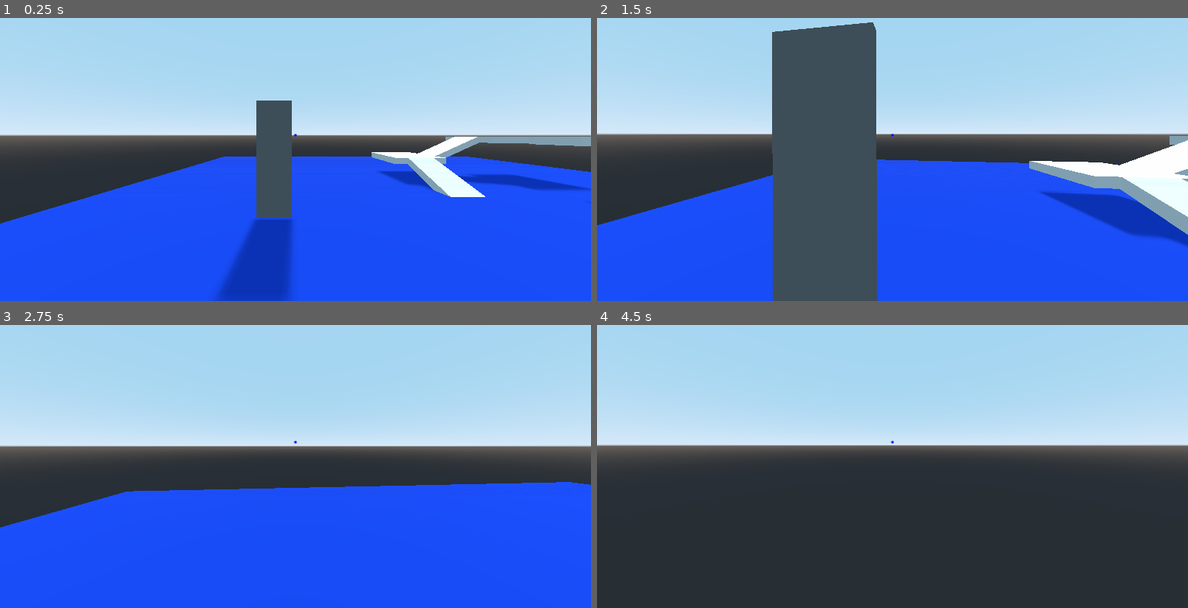
Above: before the commit, frames 1-4 (two rows, left to right).
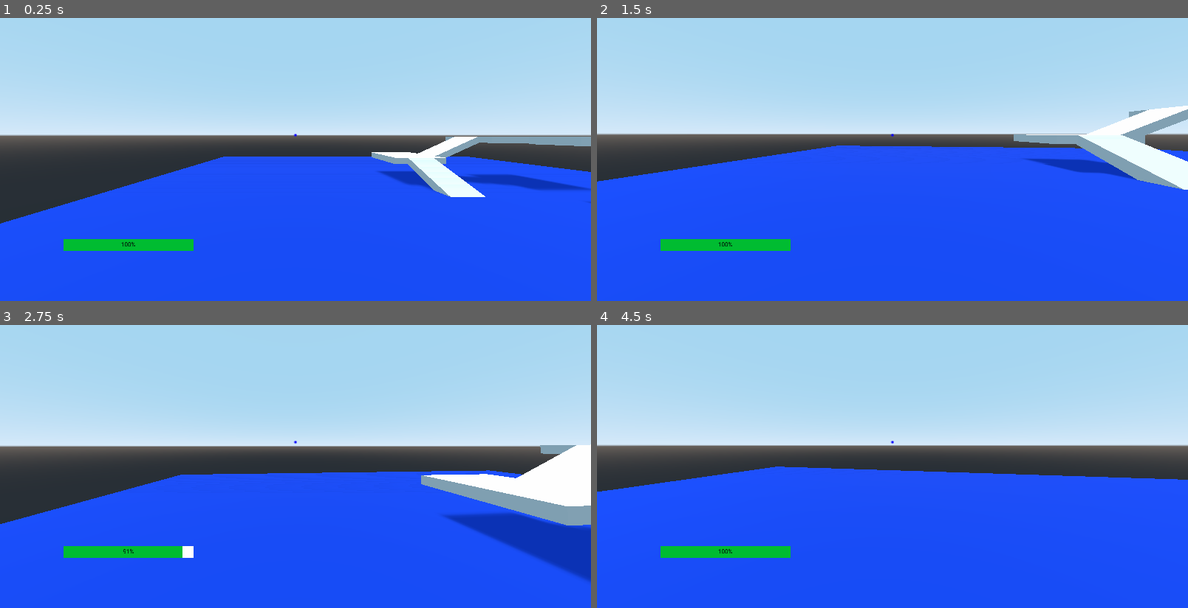
Above: after the commit, the same moments.

Repository: Dragon20C/Godot---FPS-Controller
Game: Godot game, scene res://Scenes/World.tscn
The game is run twice, just before and just after one commit, with the same random seed, the same clock (stepped at 60 frames per second) and the same inputs.
Inputs (mouse positions are in pixels of both pictures, inside the frame that each line leads up to):
- Up to frame 1 (0.25 s): no input
- Up to frame 2 (1.5 s): tap Enter at 0.5 s; move the mouse to (922, 134) at 0.52 s; hold Ctrl (sneak) 0.53-1.28 s; hold W (forward) from 0.53 s (still down); tap C (crouch) at 0.6 s; tap Space (jump) at 0.77 s; move the mouse to (862, 136) at 1.27 s; tap Ctrl (sneak) at 1.35 s
- Up to frame 3 (2.75 s): keep holding W (forward); tap Space (jump) at 1.52 s; tap Shift (sprint) at 1.55 s; move the mouse to (307, 435) at 2.02 s; hold Shift (sprint) from 2.03 s (still down); tap C (crouch) at 2.3 s
- Up to frame 4 (4.5 s): keep holding W (forward); move the mouse to (886, 446) at 2.77 s; release Shift (sprint) at 2.78 s; tap C (crouch) at 2.85 s; tap Space (jump) at 3.02, 3.77 s; tap Ctrl (sneak) at 3.05 s; move the mouse to (933, 446) at 3.52 s; hold Ctrl (sneak) 3.53-4.28 s; tap Shift (sprint) at 3.8, 4.35 s; move the mouse to (845, 438) at 4.27 s

The runs differ from the first frame. In frame 1, 6.1% of the frame differs, in the area x 10-50%, y 29-100%; in frame 2, 30%; in frame 3, 11%; in frame 4, 47%, in the area x 0-100%, y 42-100%.

Commit message:
Add a stamina system

Diff:
--- a/FPS Controller/Scenes/PlayerController.tscn
+++ b/FPS Controller/Scenes/PlayerController.tscn
@@ -1,16 +1,32 @@
-[gd_scene load_steps=8 format=2]
+[gd_scene load_steps=14 format=2]
 
 [ext_resource path="res://Scripts/PlayerController.gd" type="Script" id=1]
 [ext_resource path="res://Dot.png" type="Texture" id=2]
 [ext_resource path="res://sounds/Footstep2.wav" type="AudioStream" id=3]
 [ext_resource path="res://sounds/Footstep1.wav" type="AudioStream" id=4]
 [ext_resource path="res://sounds/Footstep3.wav" type="AudioStream" id=5]
+[ext_resource path="res://Textures/GreenBar.png" type="Texture" id=6]
+[ext_resource path="res://Textures/WhiteBar.png" type="Texture" id=7]
+[ext_resource path="res://Roboto-Regular.ttf" type="DynamicFontData" id=8]
 
 [sub_resource type="CapsuleShape" id=1]
 height = 2.0
 
 [sub_resource type="CapsuleMesh" id=2]
 mid_height = 2.0
+
+[sub_resource type="StyleBoxTexture" id=4]
+texture = ExtResource( 6 )
+region_rect = Rect2( 0, 0, 500, 80 )
+
+[sub_resource type="StyleBoxTexture" id=3]
+texture = ExtResource( 7 )
+region_rect = Rect2( 0, 0, 500, 80 )
+
+[sub_resource type="DynamicFont" id=5]
+use_mipmaps = true
+use_filter = true
+font_data = ExtResource( 8 )
 
 [node name="PlayerController" type="KinematicBody"]
 script = ExtResource( 1 )
@@ -66,3 +82,19 @@
 [node name="FootstepTimer" type="Timer" parent="."]
 wait_time = 0.6
 one_shot = true
+
+[node name="UI_Layer" type="CanvasLayer" parent="."]
+
+[node name="Stamina_Bar" type="ProgressBar" parent="UI_Layer"]
+margin_left = 172.093
+margin_top = 730.881
+margin_right = 524.093
+margin_bottom = 762.881
+custom_styles/fg = SubResource( 4 )
+custom_styles/bg = SubResource( 3 )
+custom_fonts/font = SubResource( 5 )
+custom_colors/font_color = Color( 0, 0, 0, 1 )
+value = 100.0
+__meta__ = {
+"_edit_use_anchors_": false
+}
--- a/FPS Controller/Scenes/World.tscn
+++ b/FPS Controller/Scenes/World.tscn
@@ -1,7 +1,6 @@
-[gd_scene load_steps=18 format=2]
+[gd_scene load_steps=17 format=2]
 
 [ext_resource path="res://Scenes/PlayerController.tscn" type="PackedScene" id=1]
-[ext_resource path="res://Scenes/Ladder.tscn" type="PackedScene" id=2]
 
 [sub_resource type="PlaneMesh" id=1]
 size = Vector2( 40, 40 )
@@ -188,6 +187,3 @@
 
 [node name="PlayerController" parent="." instance=ExtResource( 1 )]
 transform = Transform( -1, 0, 3.25841e-07, 0, 1, 0, -3.25841e-07, 0, -1, 8.23809, 0, -7.23813 )
-
-[node name="Ladder" parent="." instance=ExtResource( 2 )]
-transform = Transform( -1, 0, -3.25841e-07, 0, 1, 0, 3.25841e-07, 0, -1, 9.15458, 0, 0 )
--- a/FPS Controller/Scripts/PlayerController.gd
+++ b/FPS Controller/Scripts/PlayerController.gd
@@ -12,7 +12,7 @@
 var speed = walk_speed
 var sprint_speed = walk_speed * 2
 var sneak_speed = walk_speed * 0.5
-var crouch_speed = walk_speed * 0.3
+var crouch_speed = walk_speed / 2
 var jump_force = 15
 var velocity = Vector3()
 var final_velocity = Vector3()
@@ -23,6 +23,8 @@
 var crouched = false
 var cant_uncrouch = false
 var sprinting = false
+var can_sprint = true
+var stamina = 100
 var ladder_mode = false
 onready var camera = $Camera
 onready var footstep_timer = $FootstepTimer
@@ -31,13 +33,14 @@
 onready var roof_ray2 = $RayCasts/RoofRay2
 onready var roof_ray3 = $RayCasts/RoofRay3
 onready var roof_ray4 = $RayCasts/RoofRay4
-
+onready var Stamina_bar = $UI_Layer/Stamina_Bar
 
 func _ready():
 	randomize()
 
 func _process(delta):
-
+	stamina = clamp(stamina,0,100)
+	Stamina_bar.value = stamina
 	$CrossHair.position = Vector2(1600/2,900/2)
 	if Input.is_action_just_pressed("mouse_focus"):
 		focus = !focus
@@ -55,7 +58,7 @@
 
 
 func _physics_process(delta):
-	print(rotation.y * 20)
+	footsteps_controller()
 	velocity = Vector3()
 	if Input.is_action_pressed("forward") and focus:
 		velocity -= transform.basis.z
@@ -65,7 +68,7 @@
 		velocity -= transform.basis.x
 	if Input.is_action_pressed("right") and focus:
 		velocity += transform.basis.x
-	if Input.is_action_pressed("sprint") and focus and !crouched:
+	if Input.is_action_pressed("sprint") and focus and !crouched and can_sprint:
 		camera.fov = lerp(camera.fov, 100, 8 * delta)
 		speed = sprint_speed
 		sprinting = true
@@ -92,10 +95,84 @@
 		gravity_vec = Vector3.UP * jump_force
 		on_floor = false
 
+	if Input.is_action_just_pressed("crouch") and !cant_uncrouch:
+		crouched = !crouched
+	if crouched:
+		roof_ray.enabled = true
+		roof_ray1.enabled = true
+		roof_ray2.enabled = true
+		roof_ray3.enabled = true
+		roof_ray4.enabled = true
+	elif !crouched:
+		roof_ray.enabled = false
+		roof_ray1.enabled = false
+		roof_ray2.enabled = false
+		roof_ray3.enabled = false
+		roof_ray4.enabled = false
+	if roof_ray.is_colliding() or roof_ray1.is_colliding() or roof_ray2.is_colliding() or roof_ray3.is_colliding() or roof_ray4.is_colliding():
+		cant_uncrouch = true
+	else:
+		cant_uncrouch = false
+
+	if crouched:
+		camera.transform.origin = lerp(camera.transform.origin,Vector3(0,1.516,-0.078),5 * delta)
+		speed = crouch_speed
+		$CollisionMesh.shape.height = lerp($CollisionMesh.shape.height,0.6, 5 * delta)
+		$CollisionMesh.transform.origin = lerp($CollisionMesh.transform.origin,Vector3(0,1.029,0),5 * delta)
+	elif Input.is_action_pressed("sneak"):
+		speed = sneak_speed
+	else:
+		camera.transform.origin = lerp(camera.transform.origin,Vector3(0,3.516,-0.078), 5 * delta)
+		$CollisionMesh.shape.height = lerp($CollisionMesh.shape.height,2, 5 * delta)
+		$CollisionMesh.transform.origin = lerp($CollisionMesh.transform.origin,Vector3(0,1.99,0),5 * delta)
+
+	print(speed)
+
 	velocity = lerp(velocity,velocity * speed, acceleration * delta)
 
 	final_velocity.x = velocity.x + gravity_vec.x
 	final_velocity.y = gravity_vec.y
 	final_velocity.z = velocity.z + gravity_vec.z
 
+
 	move_and_slide(final_velocity, Vector3.UP)
+
+	#Stamina Function
+	if sprinting:
+		stamina -= 20 * delta
+	elif stamina != 100 and stamina < 100:
+		stamina += 15 * delta
+	if stamina <= 0:
+		can_sprint = false
+	elif stamina >= 100:
+		can_sprint = true
+
+func footsteps_controller():
+	if footstep_timer.is_stopped():
+		if velocity != Vector3() and is_on_floor() and !sprinting and !crouched:
+			play_footstep(0)
+			footstep_timer.wait_time = 0.6
+			footstep_timer.start()
+		elif velocity != Vector3() and is_on_floor() and sprinting and !crouched:
+			play_footstep(1)
+			footstep_timer.wait_time = 0.4
+			footstep_timer.start()
+		elif velocity != Vector3() and is_on_floor() and !sprinting and crouched:
+			play_footstep(-6)
+			footstep_timer.wait_time = 0.8
+			footstep_timer.start()
+	if is_on_floor() and !on_floor:
+		pass
+		#play_footstep(4)
+	if velocity == Vector3() and is_on_floor():
+		footstep_timer.stop()
+
+func play_footstep(volume):
+	var audio_node = AudioStreamPlayer.new()
+	var footstep_sound = randi() % footsteps.size()
+	audio_node.stream = footsteps[footstep_sound]
+	audio_node.volume_db = volume
+	add_child(audio_node)
+	audio_node.play()
+	yield(get_tree().create_timer(2), "timeout")
+	audio_node.queue_free()
--- a/FPS Controller/Scripts/new_script.gd
+++ b/FPS Controller/Scripts/new_script.gd
@@ -124,32 +124,3 @@
 	final_velocity.x = velocity.x + gravity_vec.x
 	final_velocity.y = gravity_vec.y
 	move_and_slide(final_velocity * speed, Vector3.UP)
-
-func footsteps_controller():
-	if footstep_timer.is_stopped():
-		if velocity != Vector3() and is_on_floor() and !sprinting and !crouched:
-			play_footstep(0)
-			footstep_timer.wait_time = 0.6
-			footstep_timer.start()
-		elif velocity != Vector3() and is_on_floor() and sprinting and !crouched:
-			play_footstep(1)
-			footstep_timer.wait_time = 0.4
-			footstep_timer.start()
-		elif velocity != Vector3() and is_on_floor() and !sprinting and crouched:
-			play_footstep(-6)
-			footstep_timer.wait_time = 0.8
-			footstep_timer.start()
-	if is_on_floor() and !on_floor:
-		play_footstep(4)
-	if velocity == Vector3() and is_on_floor():
-		footstep_timer.stop()
-
-func play_footstep(volume):
-	var audio_node = AudioStreamPlayer.new()
-	var footstep_sound = randi() % footsteps.size()
-	audio_node.stream = footsteps[footstep_sound]
-	audio_node.volume_db = volume
-	add_child(audio_node)
-	audio_node.play()
-	yield(get_tree().create_timer(2), "timeout")
-	audio_node.queue_free()
Binary file added: FPS Controller/Roboto-Regular.ttf
Binary file added: FPS Controller/Textures/GreenBar.png
Not shown, added: FPS Controller/Textures/GreenBar.png.import
Binary file added: FPS Controller/Textures/WhiteBar.png
Not shown, added: FPS Controller/Textures/WhiteBar.png.import
